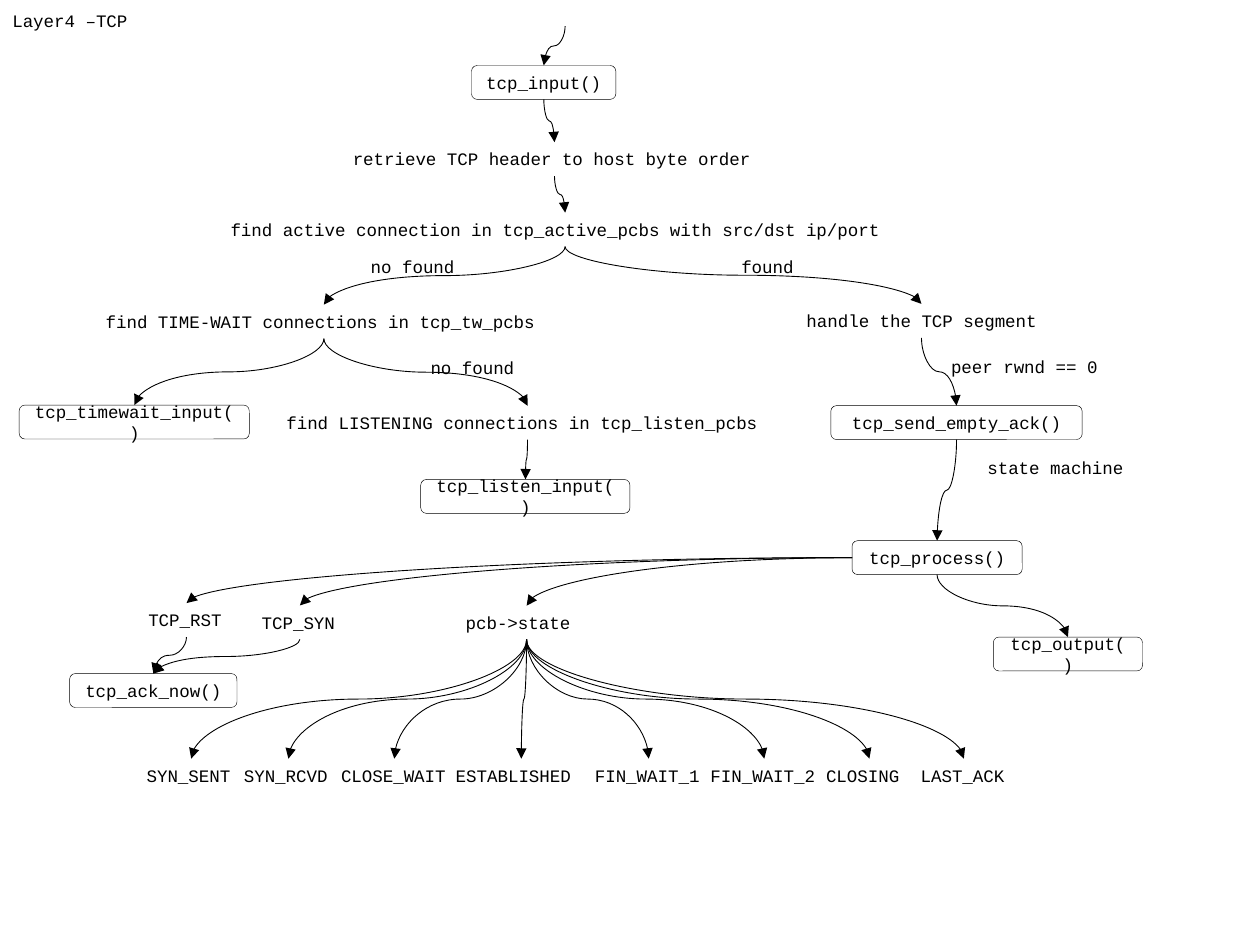
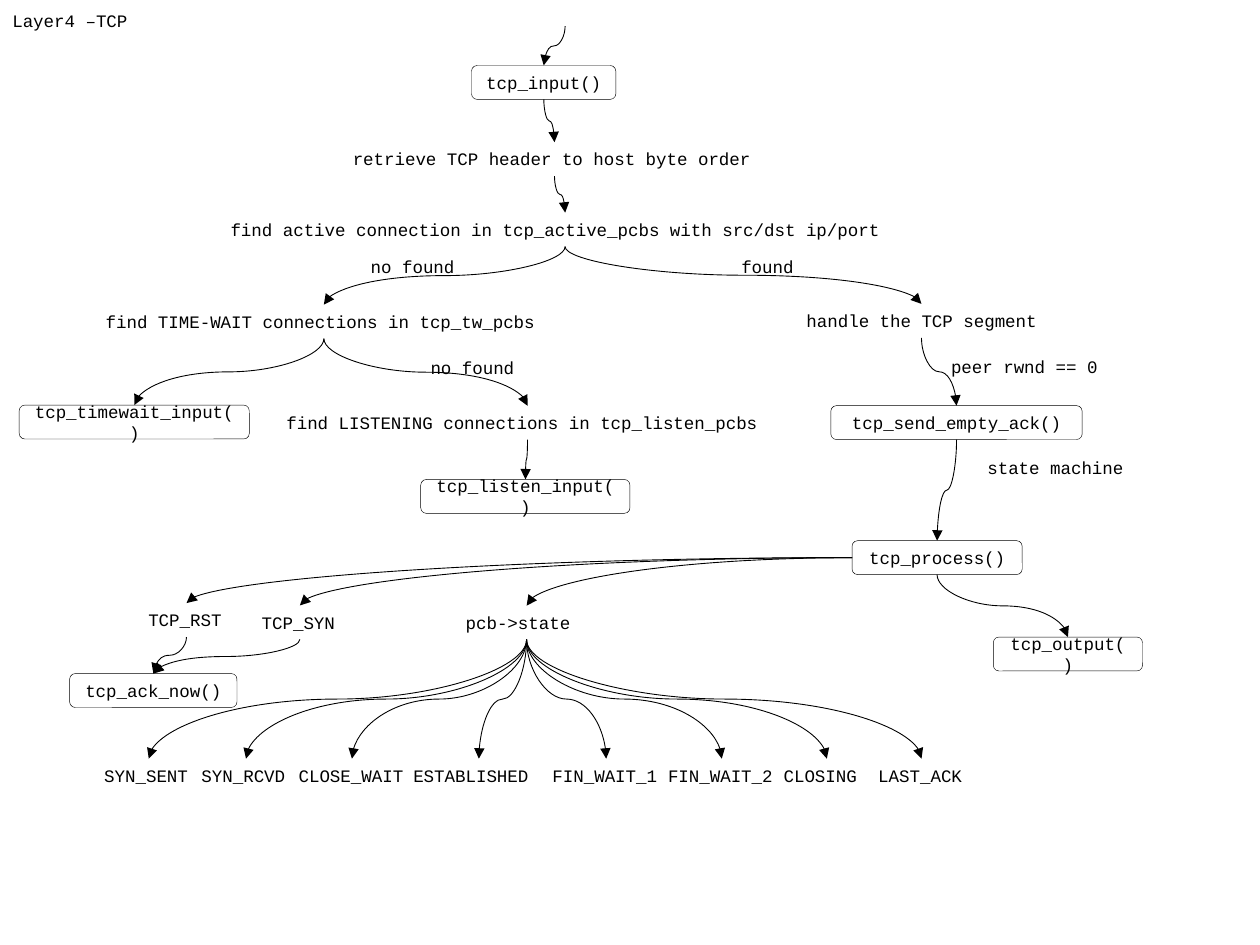
Before and after one commit to movetobe/xxx, a slide deck: slide 82 of xxx.pptx. Drawn at 1260x945 pixels with LibreOffice and Linux fonts; fonts in the diff are those of the drawing. Boxes give left, top, right and bottom in pixels: in the first picture for what was removed or moved away, otherwise in the second. Text is boxed around its words. In the diff, an @@ line names an element or a change of style, - is before the commit and + after.

```diff
--- a/xxx.pptx
+++ b/xxx.pptx
@@ curved arrow moved from (527, 640) - (192, 759) to (527, 640) - (149, 759) @@
@@ curved arrow moved from (527, 640) - (289, 759) to (527, 640) - (246, 759) @@
@@ curved arrow moved from (527, 640) - (394, 759) to (527, 640) - (352, 759) @@
@@ curved arrow moved from (527, 640) - (522, 759) to (527, 640) - (479, 759) @@
@@ curved arrow moved from (527, 640) - (964, 759) to (527, 640) - (921, 759) @@
@@ curved arrow moved from (527, 640) - (869, 759) to (527, 640) - (827, 759) @@
@@ curved arrow moved from (527, 640) - (765, 759) to (527, 640) - (722, 759) @@
@@ curved arrow moved from (527, 640) - (649, 759) to (527, 640) - (606, 759) @@
@@ text "FIN_WAIT_1": place and size @@
-text "FIN_WAIT_1" at (595, 770, 700, 784)
+text "FIN_WAIT_1" at (552, 770, 657, 784)
@@ 6 texts: place and size @@
-6 texts at (147, 770, 899, 784)
+6 texts at (104, 770, 857, 784)
@@ text "LAST_ACK": place and size @@
-text "LAST_ACK" at (921, 770, 1005, 784)
+text "LAST_ACK" at (878, 770, 962, 784)
```
Also in this commit, not shown: 6 other slides changed, 10 other files.
